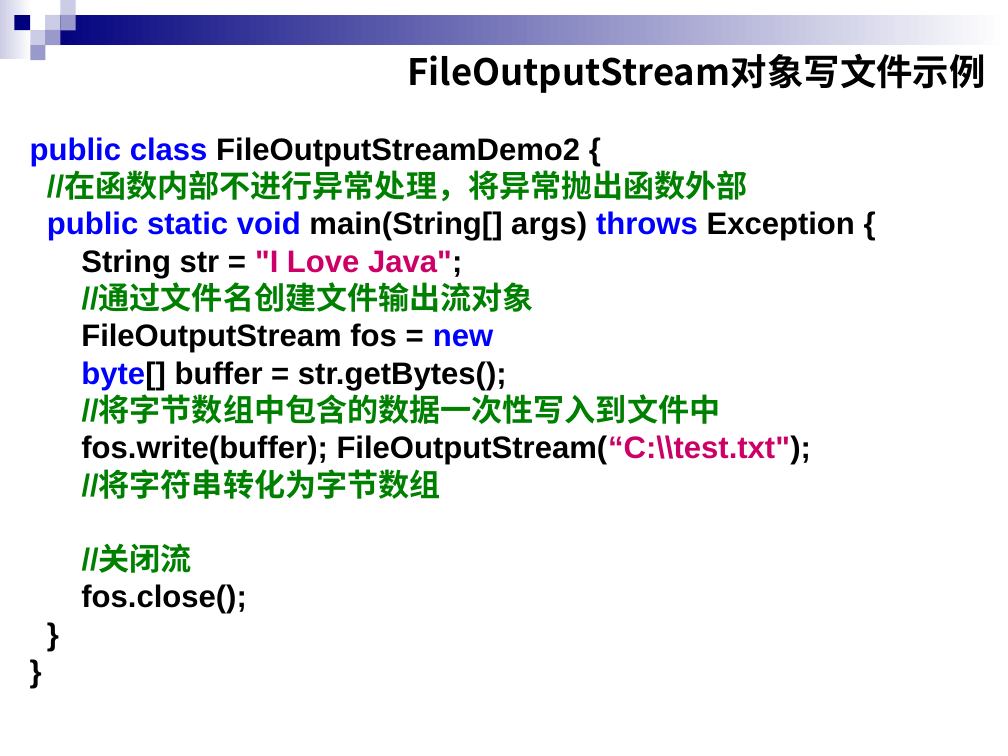
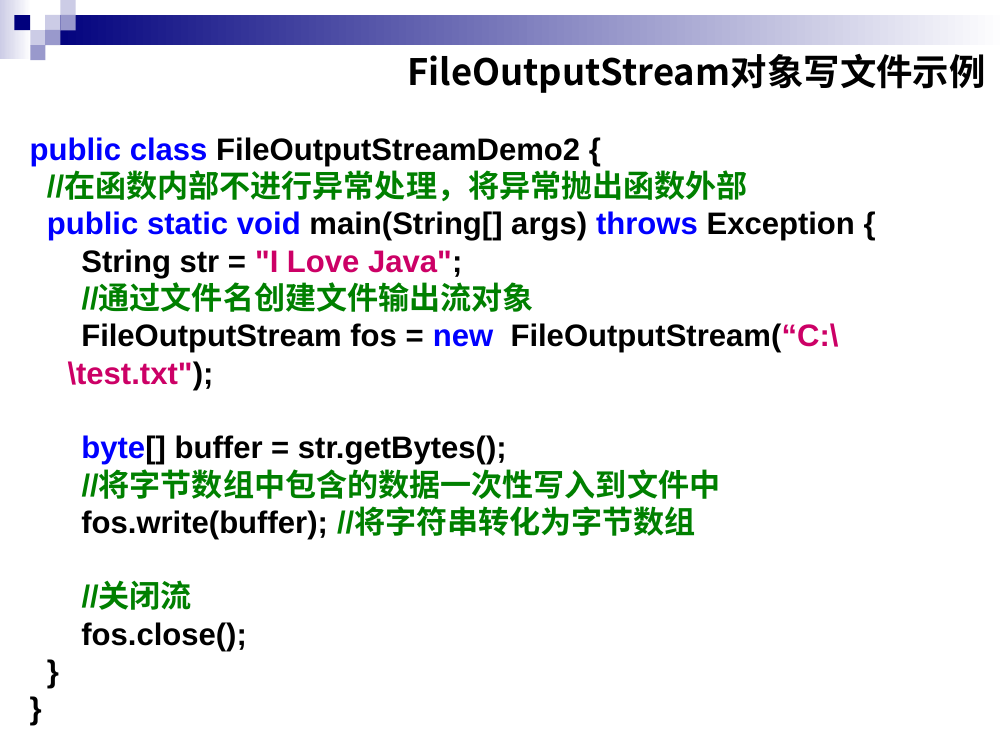
Before and after one commit to asiudgufgbukbsa/Software, a slide deck: slide 28 of Software/PPTs/13-输入输出流.ppt. Drawn at 1008x756 pixels with LibreOffice and Linux fonts; fonts in the diff are those of the drawing. Boxes give left, top, right and bottom in pixels: in the first picture for what was removed or moved away, otherwise in the second. Text is boxed around its words. In the diff, an @@ line names an element or a change of style, - is before the commit and + after.

```diff
--- a/Software/PPTs/13-输入输出流.ppt
+++ b/Software/PPTs/13-输入输出流.ppt
@@ text at [68, 323, 839, 390]: text changed @@
-FileOutputStream fos = new
+FileOutputStream fos = new FileOutputStream(“C:\\test.txt");
@@ text at [81, 508, 696, 539]: text changed @@
-fos.write(buffer); FileOutputStream(“C:\\test.txt");
-//将字符串转化为字节数组
+fos.write(buffer); //将字符串转化为字节数组
```
Also in this commit, not shown: 3 other files.
